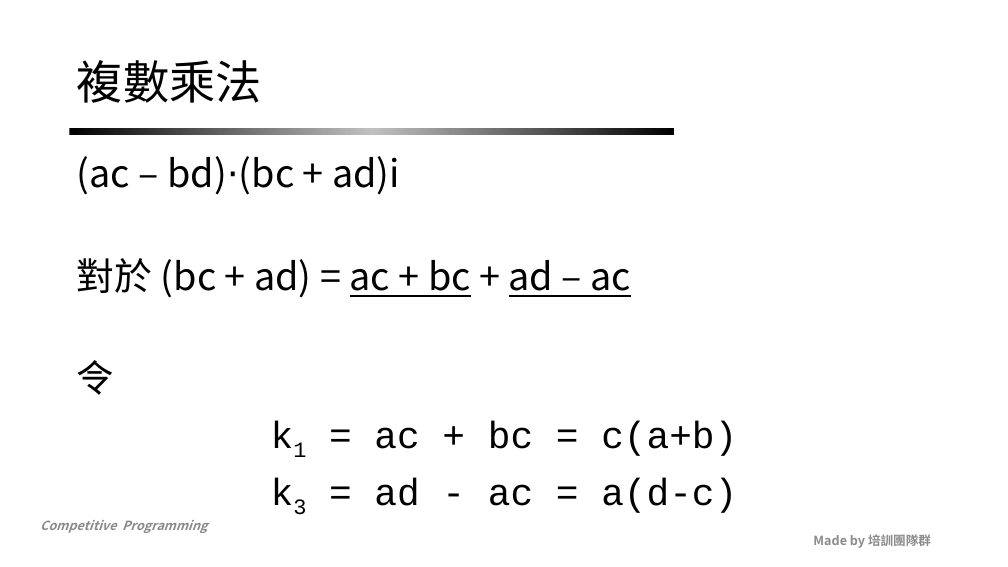
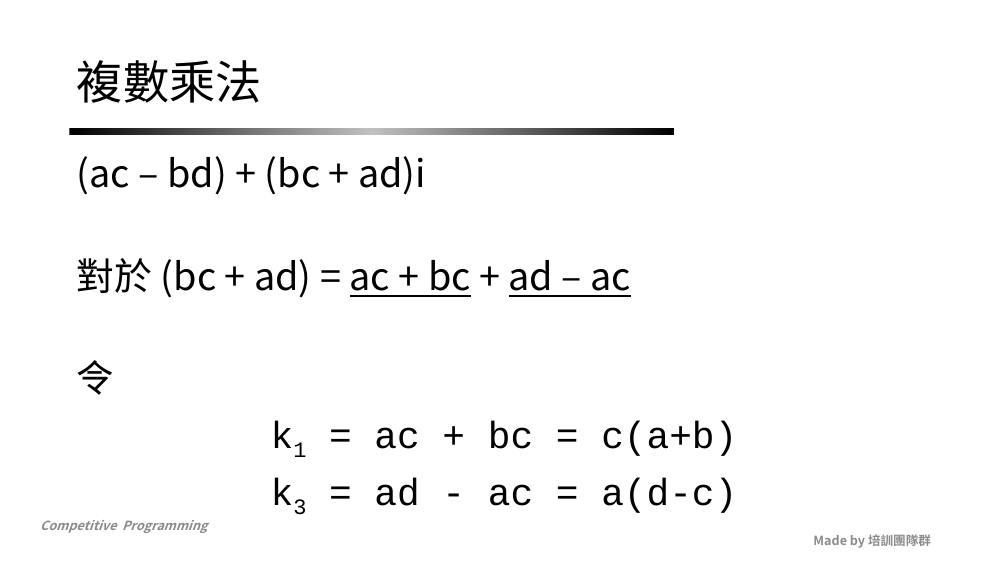
Before and after one commit to NCKUACM-Notes/nckuacm.github.io, a slide deck: slide 32 of 2019/slides/week15_1.pptx. Drawn at 1008x567 pixels with LibreOffice and Linux fonts; fonts in the diff are those of the drawing; background and template pictures are left out. Boxes give left, top, right and bottom in pixels: in the first picture for what was removed or moved away, otherwise in the second. Text is boxed around its words. In the diff, an @@ line names an element or a change of style, - is before the commit and + after.

```diff
--- a/2019/slides/week15_1.pptx
+++ b/2019/slides/week15_1.pptx
@@ text at bbox=[77, 156, 426, 195]: text changed @@
-(ac – bd)⋅(bc + ad)i
+(ac – bd) + (bc + ad)i
```
Also in this commit, not shown: 10 other slides changed, 1 other file.
